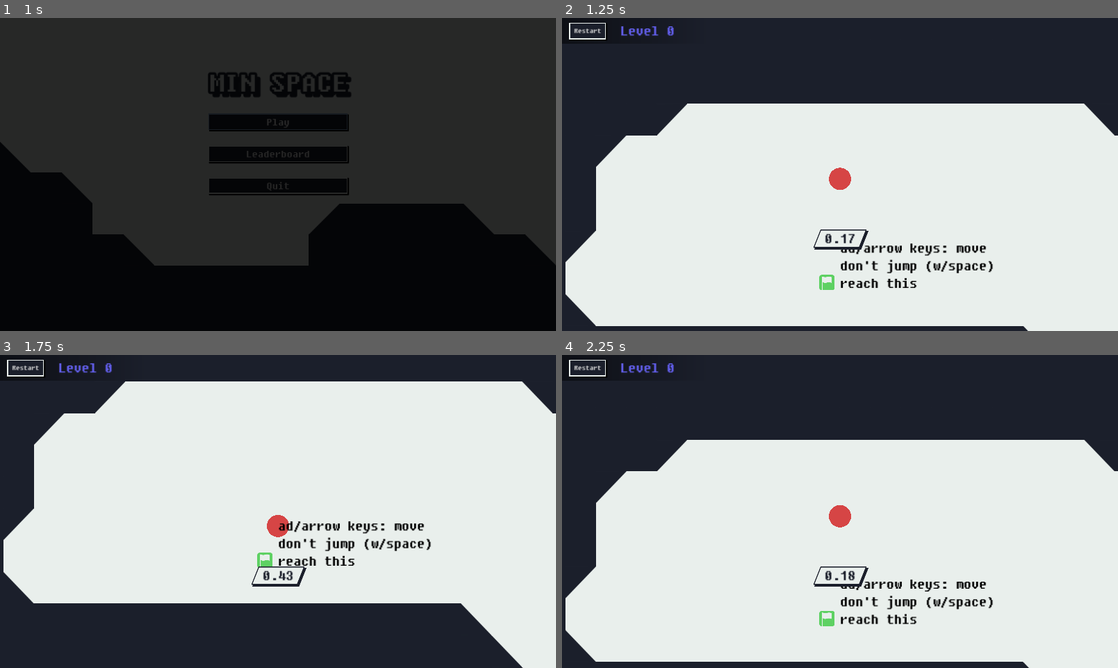
Above: before the commit, frames 1-4 (two rows, left to right).
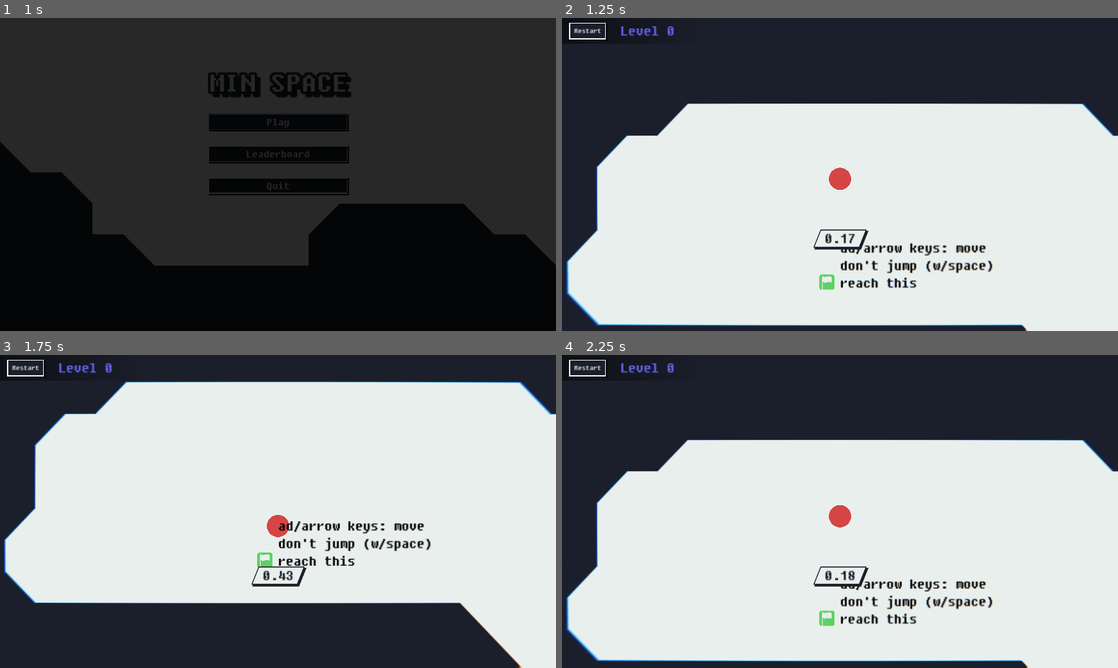
Above: after the commit, the same moments.

Repository: kagamiAL/CALHACKS_2024
Game: Godot game, scene res://scenes/Main/Main.tscn
Two runs of this game, one before a commit and one after it. Both use one fixed random seed, a clock stepped at 60 frames per second and the inputs below.
Inputs:
- Up to frame 1 (1 s): click "Play" at 0.5 s
- Up to frame 2 (1.25 s): no input
- Up to frame 3 (1.75 s): click "Restart" at 1.25 s
- Up to frame 4 (2.25 s): click "Restart" at 2 s

Frame 1 is identical in both runs. In frame 2, 1.7% of the frame differs, in the area x 0-100%, y 27-100%; in frame 3, 1.2%; in frame 4, 1.8%.

Commit message:
Re-enable lens distortion

Diff:
--- a/scenes/Player/Player.tscn
+++ b/scenes/Player/Player.tscn
@@ -14,9 +14,9 @@
 
 [sub_resource type="ShaderMaterial" id="ShaderMaterial_ju427"]
 shader = ExtResource("2_qwpdh")
-shader_parameter/dispersion = 0.02
+shader_parameter/dispersion = 0.01
 shader_parameter/distort = 0.01
-shader_parameter/blur_amount = 0.02
+shader_parameter/blur_amount = 0.01
 
 [sub_resource type="StyleBoxFlat" id="StyleBoxFlat_r2koi"]
 content_margin_left = 16.0
@@ -141,16 +141,14 @@
 script = ExtResource("3_q7ypj")
 move_speed = 0.281
 
-[node name="ColorRect" type="ColorRect" parent="Camera2D"]
-visible = false
+[node name="CanvasLayer" type="CanvasLayer" parent="Camera2D"]
+layer = 0
+
+[node name="ColorRect" type="ColorRect" parent="Camera2D/CanvasLayer"]
 material = SubResource("ShaderMaterial_ju427")
 anchors_preset = 15
 anchor_right = 1.0
 anchor_bottom = 1.0
-offset_left = -575.0
-offset_top = -324.0
-offset_right = 577.0
-offset_bottom = 324.0
 grow_horizontal = 2
 grow_vertical = 2
 size_flags_horizontal = 3
